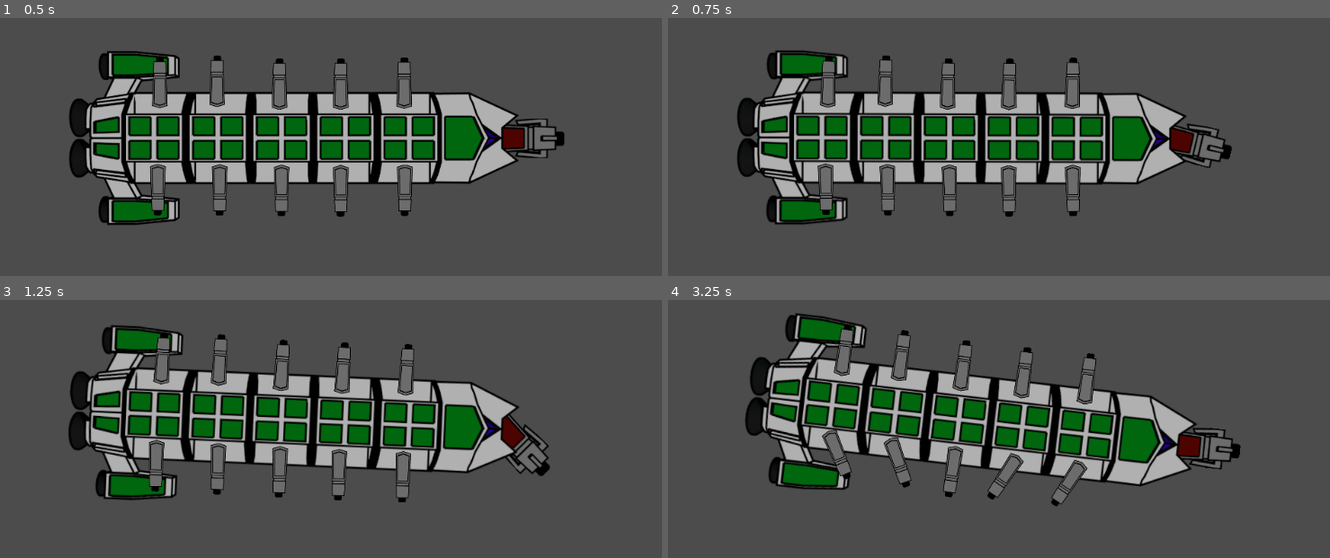
Above: before the commit, frames 1-4 (two rows, left to right).
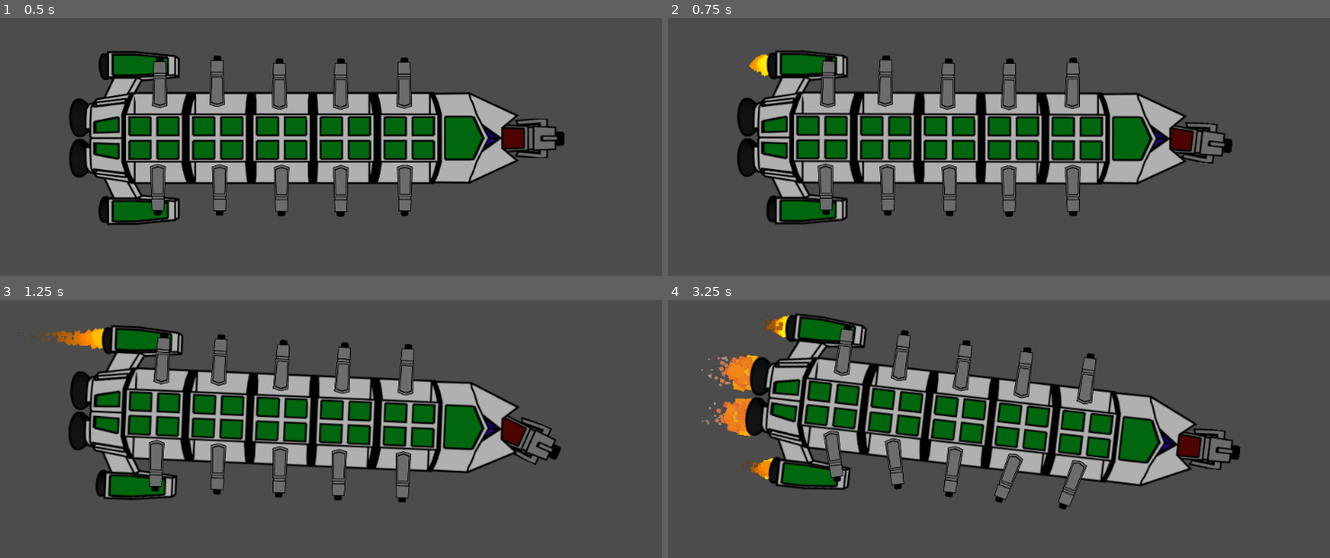
Above: after the commit, the same moments.

Repository: daveymclain/space-goss
Game: Godot game, scene res://scenes/ship.tscn
Same seed, same stepped clock (60 frames per second), same inputs: the game is played once before the commit and once after it. Before the commit the project has no main scene; this scene is started directly in both runs.
Inputs (mouse positions are in pixels of both pictures, inside the frame that each line leads up to):
- Up to frame 1 (0.5 s): no input
- Up to frame 2 (0.75 s): move the mouse to (1131, 180) at 0.52 s; hold D (player_right) from 0.53 s (still down)
- Up to frame 3 (1.25 s): keep holding D (player_right)
- Up to frame 4 (3.25 s): move the mouse to (826, 503) at 1.27 s; release D (player_right) at 1.28 s; hold A (player_left) 1.28-2.03 s; move the mouse to (1045, 390) at 2.02 s; hold D (player_right) 2.03-2.78 s; move the mouse to (outside the picture) at 2.77 s; hold W (player_thrust) from 2.78 s (still down)

Frame 1 is identical in both runs. In frame 2, 0.8% of the frame differs, in the area x 12-86%, y 13-59%; in frame 3, 1.3%; in frame 4, 2.9%, in the area x 5-87%, y 5-82%.

Commit message:
added engin thrust particles

Diff:
--- a/game/project.godot
+++ b/game/project.godot
@@ -11,6 +11,7 @@
 [application]
 
 config/name="space-goss"
+run/main_scene="res://scenes/ship.tscn"
 config/icon="res://icon.png"
 
 [input]
--- a/game/scenes/ship.gd
+++ b/game/scenes/ship.gd
@@ -3,7 +3,7 @@
 export var thrust = 500
 export var turn_thrust = 2000
 # both turrets
-export var turret_turn_speed = 1
+export var turret_turn_speed = .5
 export var turret_return_speed = 1
 # left turrets
 export var left_arc_start = -30
@@ -21,6 +21,7 @@
 onready var turret_bank_left = get_node("left_bank")
 onready var turret_bank_right = get_node("right_bank")
 onready var front_gun = get_node("front_gun")
+onready var engines = get_node("engines")
 
 var boost_on = false
 var thrust_on = false
@@ -46,10 +47,12 @@
 		if !boost_on:
 			vel = thrust
 		thrust_on = true
+
 	else:
 		if !(boost_on):
 			vel = 0
 		thrust_on = false
+	engines(thrust_on,turn)
 	turret_aim(turret_bank_left, left_arc_start, left_arc_end, left_turret_rest)
 	turret_aim(turret_bank_right, right_arc_start, right_arc_end, right_turret_rest)
 	turret_aim(front_gun, main_arc_start, main_arc_end, main_turret_rest)
@@ -78,6 +81,20 @@
 				c -= turret_return_speed
 		N.set_rotation(deg2rad(c))
 
+func engines(thrust,turn_thrust):
+	for N in engines.get_children():
+		N.emitting = thrust
+		print("true")
+		if N.get_name() == "left" and turn_thrust == -1:
+			N.emitting = true
+			N.lifetime = 1.8
+		elif N.get_name() == "right" and turn_thrust == 1:
+			N.emitting = true
+			N.lifetime = 1.8
+		else:
+			N.lifetime = 1
+
+
 
 func _physics_process(delta):
 
--- a/game/scenes/ship.tscn
+++ b/game/scenes/ship.tscn
@@ -9,6 +9,131 @@
 
 custom_solver_bias = 0.0
 extents = Vector2( 320, 70 )
+
+[sub_resource type="Gradient" id=2]
+
+offsets = PoolRealArray( 0, 0.52071, 1 )
+colors = PoolColorArray( 1, 0.703125, 0, 1, 0.90625, 0.409151, 0.166382, 1, 0.644531, 0.644531, 0.644531, 0.867412 )
+
+[sub_resource type="GradientTexture" id=3]
+
+gradient = SubResource( 2 )
+width = 2048
+
+[sub_resource type="Curve" id=4]
+
+min_value = 0.0
+max_value = 1.0
+bake_resolution = 100
+_data = [ Vector2( 0, 1 ), 0.0, 0.0, 0, 0, Vector2( 1, 0.145508 ), 0.0, 0.0, 0, 0 ]
+
+[sub_resource type="CurveTexture" id=5]
+
+width = 2048
+curve = SubResource( 4 )
+
+[sub_resource type="ParticlesMaterial" id=6]
+
+render_priority = 0
+trail_divisor = 1
+emission_shape = 1
+emission_sphere_radius = 20.0
+flag_align_y = false
+flag_rotate_y = false
+flag_disable_z = true
+spread = 0.0
+flatness = 0.0
+gravity = Vector3( 0, 0, 0 )
+initial_velocity = 1.0
+initial_velocity_random = 0.0
+angular_velocity = 50.0
+angular_velocity_random = 1.0
+orbit_velocity = 0.0
+orbit_velocity_random = 0.0
+linear_accel = 100.0
+linear_accel_random = 0.0
+radial_accel = 0.0
+radial_accel_random = 0.0
+tangential_accel = 0.0
+tangential_accel_random = 0.0
+damping = 0.0
+damping_random = 0.0
+angle = 0.0
+angle_random = 0.0
+scale = 15.0
+scale_random = 0.0
+scale_curve = SubResource( 5 )
+color_ramp = SubResource( 3 )
+hue_variation = 0.0
+hue_variation_random = 0.0
+anim_speed = 0.0
+anim_speed_random = 0.0
+anim_offset = 0.0
+anim_offset_random = 0.0
+anim_loop = false
+
+[sub_resource type="Gradient" id=7]
+
+offsets = PoolRealArray( 0, 0.331361, 1 )
+colors = PoolColorArray( 1, 0.9375, 0, 1, 1, 0.515625, 0, 1, 0.101563, 0.101563, 0.101563, 0.917137 )
+
+[sub_resource type="GradientTexture" id=8]
+
+gradient = SubResource( 7 )
+width = 2048
+
+[sub_resource type="Curve" id=9]
+
+min_value = 0.0
+max_value = 1.0
+bake_resolution = 100
+_data = [ Vector2( 0, 1 ), 0.0, 0.0, 0, 0, Vector2( 1, 0 ), 0.0, 0.0, 0, 0 ]
+
+[sub_resource type="CurveTexture" id=10]
+
+width = 2048
+curve = SubResource( 9 )
+
+[sub_resource type="ParticlesMaterial" id=11]
+
+render_priority = 0
+trail_divisor = 1
+emission_shape = 1
+emission_sphere_radius = 7.0
+flag_align_y = false
+flag_rotate_y = false
+flag_disable_z = true
+spread = 0.0
+flatness = 0.0
+gravity = Vector3( 0, 0, 0 )
+initial_velocity = 1.0
+initial_velocity_random = 0.0
+angular_velocity = 9.41673e-43
+angular_velocity_random = 0.0
+orbit_velocity = 0.0
+orbit_velocity_random = 0.0
+linear_accel = 100.0
+linear_accel_random = 0.0
+radial_accel = 0.0
+radial_accel_random = 0.0
+tangential_accel = 0.0
+tangential_accel_random = 0.0
+damping = 0.0
+damping_random = 0.0
+angle = 50.0
+angle_random = 1.0
+scale = 15.0
+scale_random = 0.0
+scale_curve = SubResource( 10 )
+color_ramp = SubResource( 8 )
+hue_variation = 0.0
+hue_variation_random = 0.0
+anim_speed = 0.0
+anim_speed_random = 0.0
+anim_offset = 0.0
+anim_offset_random = 0.0
+anim_loop = false
+_sections_unfolded = [ "Color" ]
 
 [node name="ship" type="RigidBody2D" index="0"]
 
@@ -32,10 +157,10 @@
 angular_velocity = 0.0
 angular_damp = 1.0
 script = ExtResource( 1 )
-_sections_unfolded = [ "Angular", "Applied Forces", "Linear" ]
+_sections_unfolded = [ "Angular", "Applied Forces", "Linear", "Transform" ]
 thrust = 10000
 turn_thrust = 100000
-turret_turn_speed = 1
+turret_turn_speed = 0.5
 turret_return_speed = 1
 left_arc_start = -30
 left_arc_end = -150
@@ -367,3 +492,108 @@
 scale = Vector2( 0.8, 0.8 )
 texture = ExtResource( 4 )
 _sections_unfolded = [ "Transform", "Visibility" ]
+
+[node name="engines" type="Node2D" parent="." index="5"]
+
+show_behind_parent = true
+_sections_unfolded = [ "Visibility" ]
+
+[node name="main" type="Particles2D" parent="engines" index="0"]
+
+show_behind_parent = true
+position = Vector2( -319.925, -29.8005 )
+rotation = 3.14159
+emitting = false
+amount = 100
+lifetime = 1.0
+one_shot = false
+preprocess = 0.0
+speed_scale = 3.0
+explosiveness = 0.0
+randomness = 0.0
+fixed_fps = 0
+fract_delta = true
+visibility_rect = Rect2( -100, -100, 200, 200 )
+local_coords = true
+draw_order = 0
+process_material = SubResource( 6 )
+texture = null
+normal_map = null
+h_frames = 1
+v_frames = 1
+_sections_unfolded = [ "Process Material", "Time", "Visibility" ]
+
+[node name="main2" type="Particles2D" parent="engines" index="1"]
+
+show_behind_parent = true
+position = Vector2( -316.315, 29.7645 )
+rotation = 3.14159
+emitting = true
+amount = 100
+lifetime = 1.0
+one_shot = false
+preprocess = 0.0
+speed_scale = 3.0
+explosiveness = 0.0
+randomness = 0.0
+fixed_fps = 0
+fract_delta = true
+visibility_rect = Rect2( -100, -100, 200, 200 )
+local_coords = true
+draw_order = 0
+process_material = SubResource( 6 )
+texture = null
+normal_map = null
+h_frames = 1
+v_frames = 1
+_sections_unfolded = [ "Process Material", "Time", "Visibility" ]
+
+[node name="left" type="Particles2D" parent="engines" index="2"]
+
+show_behind_parent = true
+position = Vector2( -273.987, -103.468 )
+rotation = 3.14159
+emitting = true
+amount = 100
+lifetime = 1.0
+one_shot = false
+preprocess = 0.0
+speed_scale = 3.0
+explosiveness = 0.0
+randomness = 0.0
+fixed_fps = 0
+fract_delta = true
+visibility_rect = Rect2( -100, -100, 200, 200 )
+local_coords = true
+draw_order = 0
+process_material = SubResource( 11 )
+texture = null
+normal_map = null
+h_frames = 1
+v_frames = 1
+_sections_unfolded = [ "Process Material", "Time" ]
+
+[node name="right" type="Particles2D" parent="engines" index="3"]
+
+show_behind_parent = true
+position = Vector2( -273.987, 100.868 )
+rotation = 3.14159
+emitting = true
+amount = 100
+lifetime = 1.0
+one_shot = false
+preprocess = 0.0
+speed_scale = 3.0
+explosiveness = 0.0
+randomness = 0.0
+fixed_fps = 0
+fract_delta = true
+visibility_rect = Rect2( -100, -100, 200, 200 )
+local_coords = true
+draw_order = 0
+process_material = SubResource( 11 )
+texture = null
+normal_map = null
+h_frames = 1
+v_frames = 1
+_sections_unfolded = [ "Process Material" ]
Not shown: 1 places in game/scenes/ship.tscn that only renumber resources
